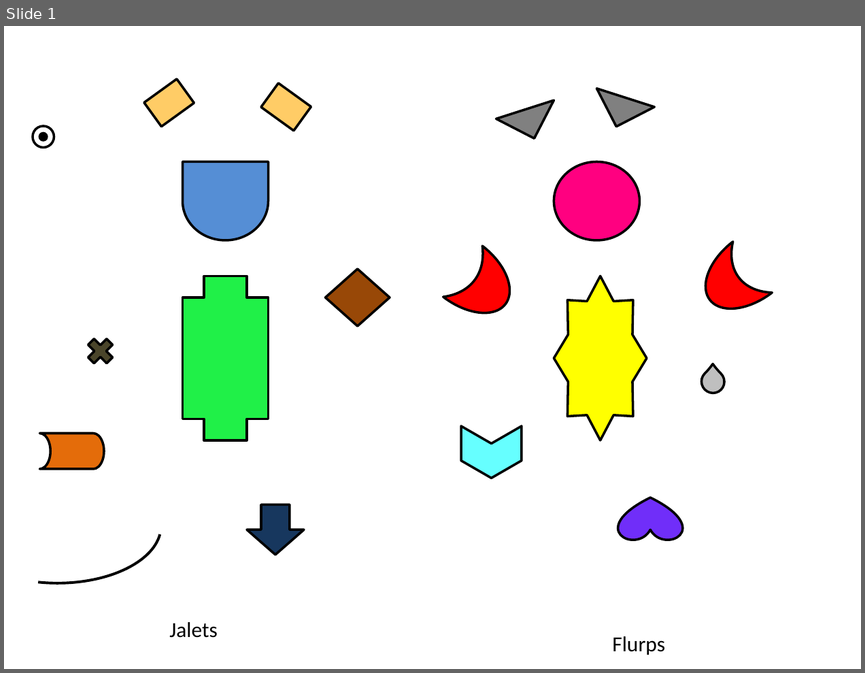
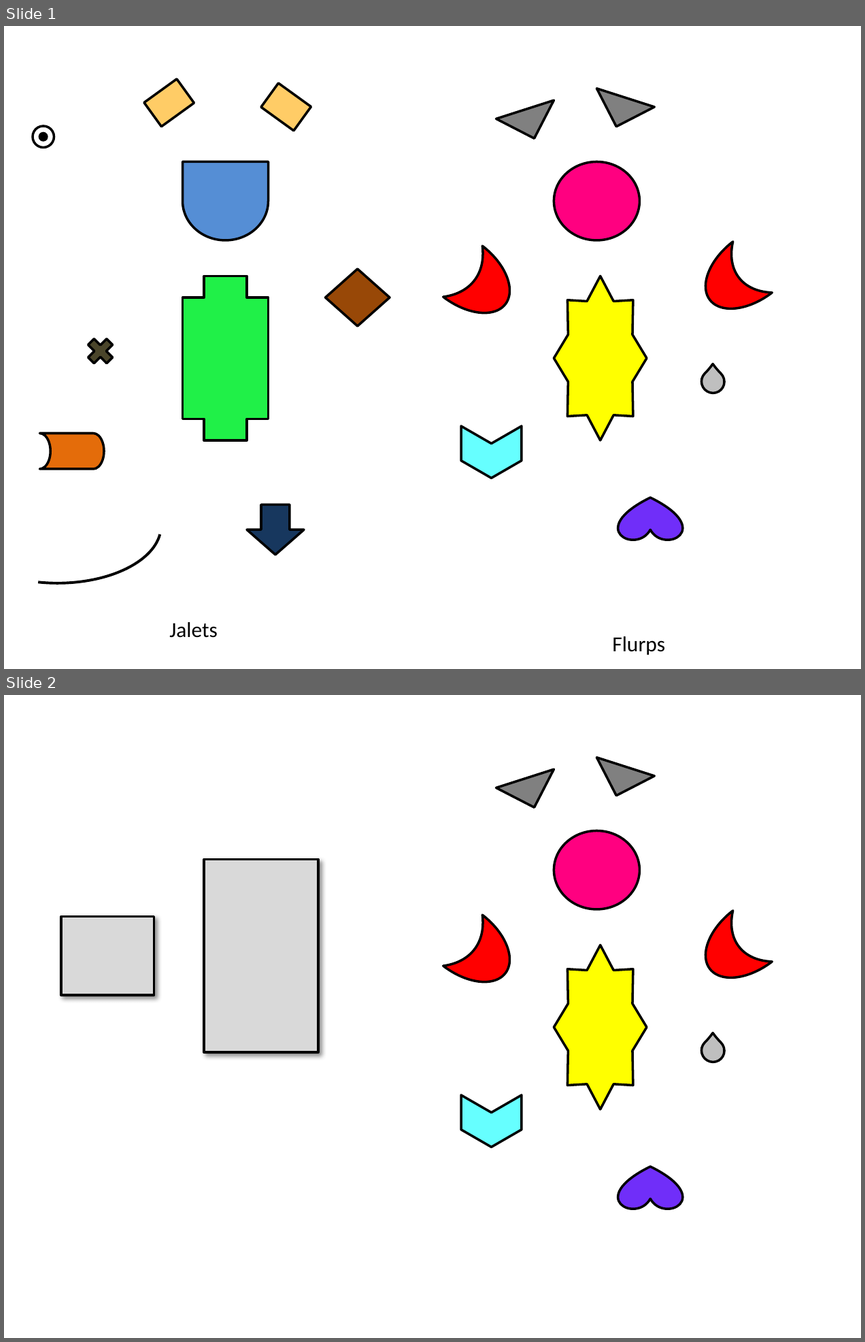
Before and after one commit to sriveravi/FlurpJalet, a slide deck: shapesPPT.pptx. Shown one above the other, each under a label of ours: slide 1 before the commit, slides 1 and 2 after it. The pictures are 865x673 and 865x1342 pixels, drawn with LibreOffice and Linux fonts; fonts in the diff are those of the drawing. Boxes give left, top, right and bottom in pixels: in the first picture for what was removed or moved away, otherwise in the second. Text is boxed around its words. In the diff, an @@ line names an element or a change of style, - is before the commit and + after.

```diff
--- a/shapesPPT.pptx
+++ b/shapesPPT.pptx
@@ slide 2 added at <box>4,695,861,1338</box>, background #FFFFFF @@
@@ right triangle added at <box>496,749,553,807</box>, fill #808080, outline #000000 2 pt @@
@@ right triangle added at <box>596,738,654,796</box>, fill #808080, outline #000000 2 pt @@
@@ ellipse added at <box>554,830,640,909</box>, fill #FF0080, outline #000000 2 pt @@
@@ rectangle added at <box>204,860,317,1052</box>, fill #D9D9D9, outline #000000 2 pt @@
@@ rectangle added at <box>61,916,154,995</box>, fill #D9D9D9, outline #000000 2 pt @@
@@ moon added at <box>443,915,525,999</box>, fill #FF0000, outline #000000 2 pt @@
@@ moon added at <box>690,911,772,994</box>, fill #FF0000, outline #000000 2 pt @@
@@ star added at <box>554,945,647,1110</box>, fill #FFFF00, outline #000000 2 pt @@
@@ teardrop added at <box>696,1034,729,1066</box>, fill #BFBFBF, outline #000000 2 pt @@
@@ chevron added at <box>461,1095,521,1147</box>, fill #66FFFF, outline #000000 2 pt @@
@@ heart added at <box>618,1166,683,1209</box>, fill #702EF9, outline #000000 2 pt @@
```
Also in this commit, not shown: 4 other files.
